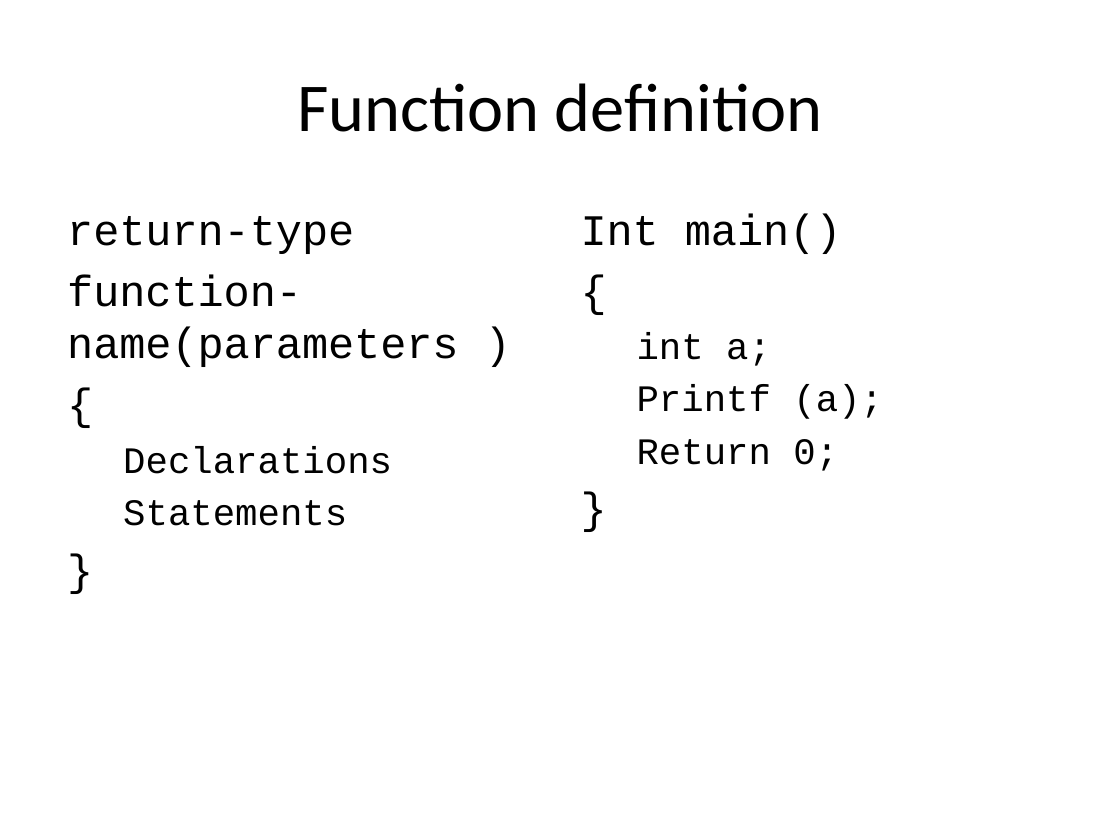
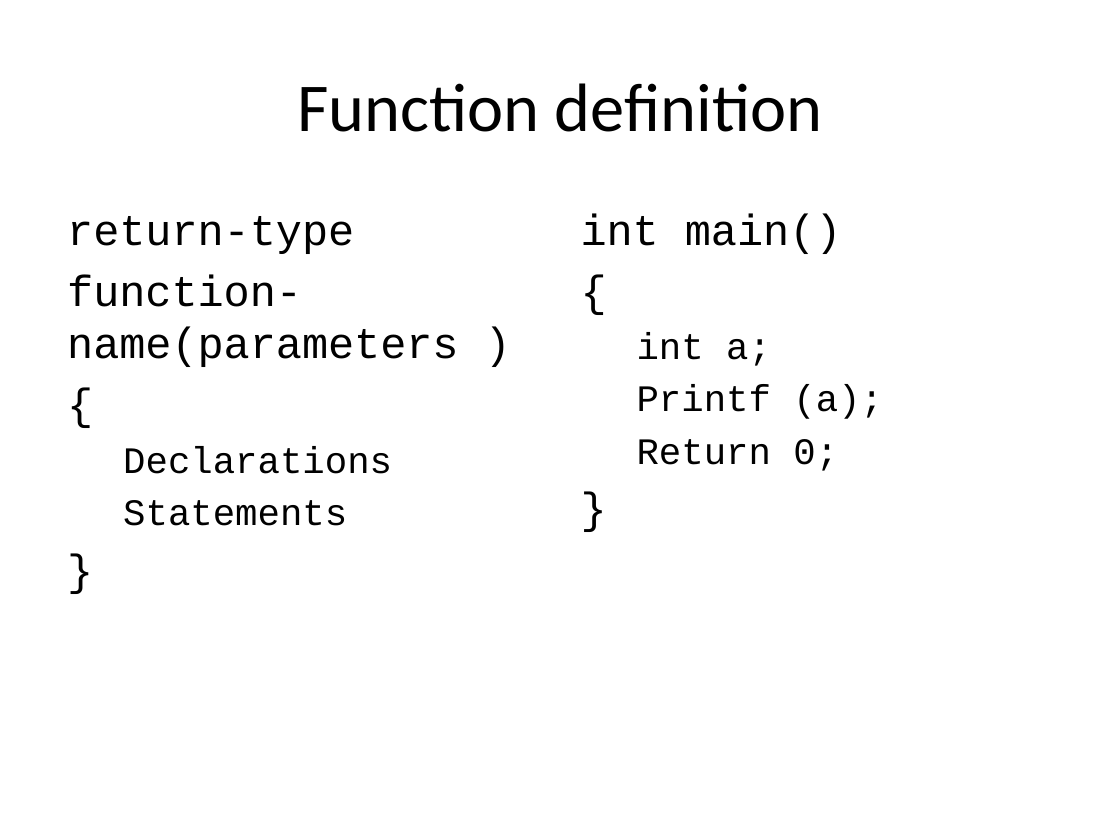
Before and after one commit to kinsidar/Spring2016, a slide deck: slide 9 of Slides/Lesson3.pptx (slide 7 before the commit). Drawn at 1120x840 pixels with LibreOffice and Linux fonts; fonts in the diff are those of the drawing. Boxes give left, top, right and bottom in pixels: in the first picture for what was removed or moved away, otherwise in the second. Text is boxed around its words. In the diff, an @@ line names an element or a change of style, - is before the commit and + after.

```diff
--- a/Slides/Lesson3.pptx
+++ b/Slides/Lesson3.pptx
@@ text at (581, 213, 842, 254): text changed @@
-Int main()
+int main()
```
Also in this commit, not shown: 4 other slides changed, 11 slides added, 1 other file.
